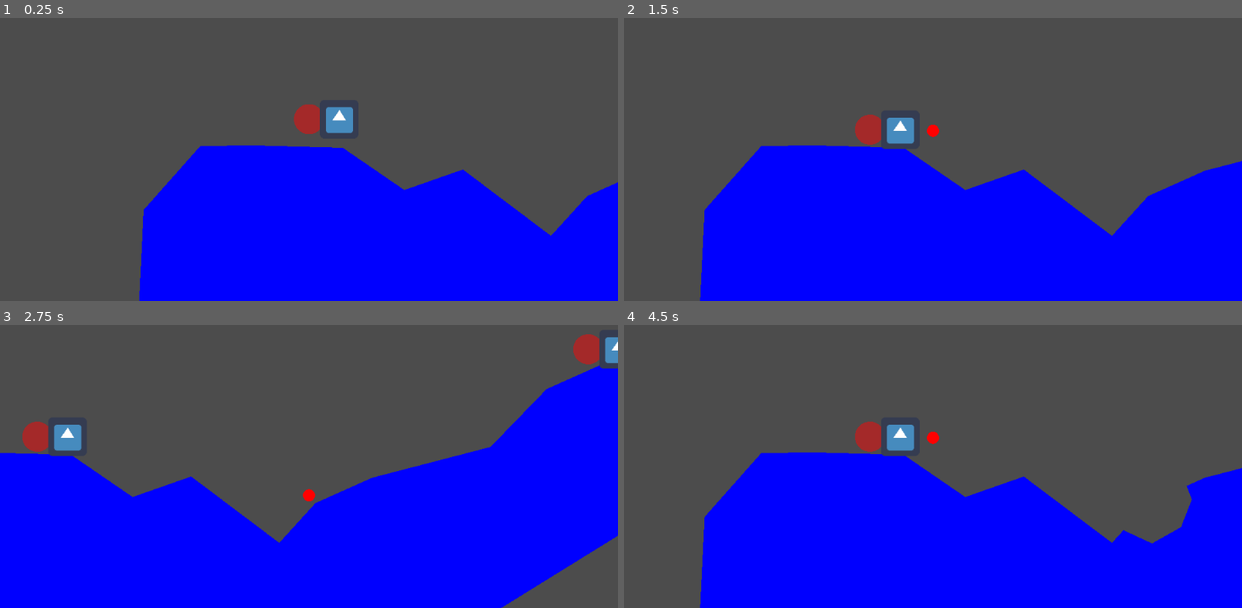
Above: before the commit, frames 1-4 (two rows, left to right).
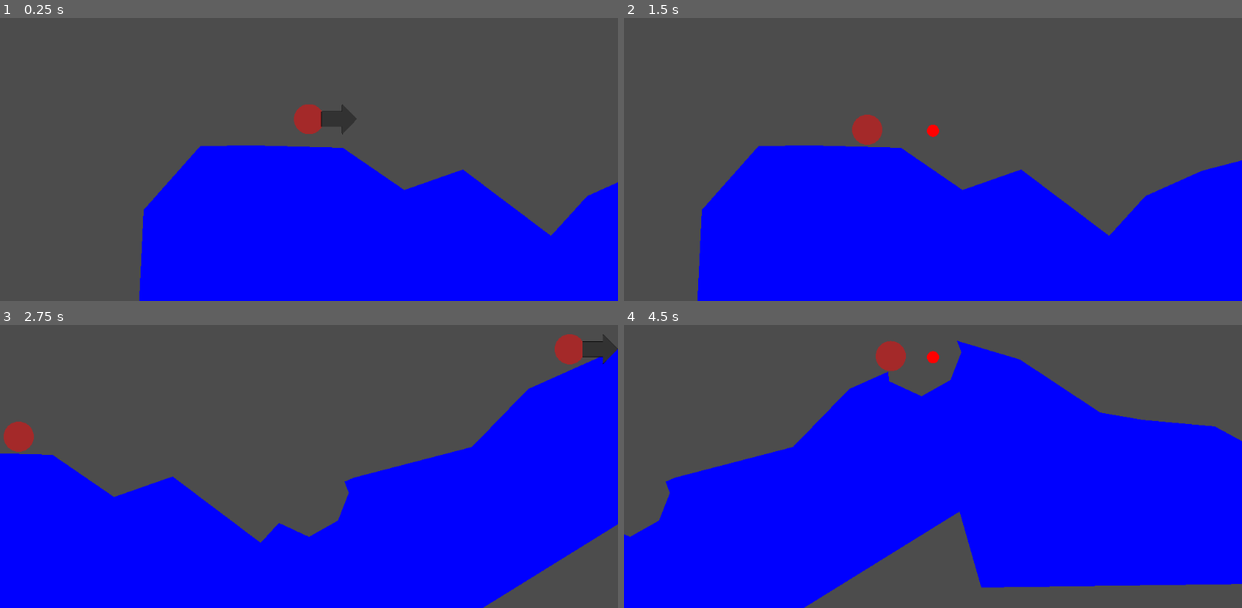
Above: after the commit, the same moments.

Repository: the-g-force/GGJ23
Game: Godot game, scene res://World/World.tscn
Same seed, same stepped clock (60 frames per second), same inputs: the game is played once before the commit and once after it. The engine's default icon, where the game draws it, is replaced by a stand-in: a white triangle on a blue panel in a dark square.
Inputs:
- Up to frame 1 (0.25 s): no input
- Up to frame 2 (1.5 s): hold Space (p0_shoot) 0.53-1.28 s; tap Enter at 1.25 s; tap Space (p0_shoot) at 1.35 s
- Up to frame 3 (2.75 s): hold Space (p0_shoot) from 2.03 s (still down)
- Up to frame 4 (4.5 s): release Space (p0_shoot) at 2.78 s; tap Space (p0_shoot) at 2.85, 4.35 s; hold Space (p0_shoot) 3.53-4.28 s

The runs differ from the first frame. In frame 1, 0.5% of the frame differs, in the area x 51-58%, y 30-42%; in frame 2, 1.2%; in frame 3, 6.4%; in frame 4, 38%, in the area x 0-100%, y 5-100%.

Commit message:
Show and use power based on how long shoot button is pressed
The can_shoot variable is no longer needed and was removed.

Diff:
--- a/project/Potato/Potato.gd
+++ b/project/Potato/Potato.gd
@@ -5,22 +5,30 @@
 ## Radians per second
 const WEAPON_ROTATION_SPEED := TAU/8.0
 
+## What's the longest amount of time that is relevant for increasing power
+const MAX_HOLD_DURATION := 1.0
+
+const MIN_IMPULSE_POWER := 100
+const MAX_IMPULSE_POWER := 400
+
 enum _Facing { LEFT, RIGHT }
 
 ## Index of the controlling player (0-based)
 export var player_index := 0
 
-var active := false
+var active := false setget _set_active
 
 var _GRAVITY : float = ProjectSettings.get_setting("physics/2d/default_gravity")
 
 var _velocity := Vector2.ZERO
-var _shoot_press_time := 0.0
-var _can_shoot := true
 var _facing = _Facing.RIGHT
 var _elevation := 0.0
 
+## The number of seconds the fire button has been held
+var _hold_duration := 0.0
+
 onready var _weapon_hinge := $WeaponHinge
+onready var _arrow : Sprite = $"%Arrow"
 
 
 func _physics_process(delta:float)->void:
@@ -49,29 +57,44 @@
 	_elevation = clamp(_elevation + elevation_input * WEAPON_ROTATION_SPEED * delta, -TAU/4.0, 0)
 	_weapon_hinge.rotation = _elevation if _facing==_Facing.RIGHT else PI - _elevation
 
-	if Input.is_action_pressed("p0_shoot") and _shoot_press_time < 1.0 and _can_shoot:
-		_shoot_press_time += delta
-
-	if Input.is_action_just_released("p0_shoot") and _can_shoot:
-		_shoot()
+	var percent := clamp(range_lerp(_hold_duration, 0, MAX_HOLD_DURATION, 0, 1), 0, 1)
+	if Input.is_action_pressed(action_prefix + "shoot"):
+		_hold_duration += delta
+		_set_shader_percent(percent)
+	elif Input.is_action_just_released(action_prefix + "shoot"):
+		_shoot(percent)
+		_hold_duration = 0.0
 
 
-func _shoot()->void:
+## Shoot a projectile
+##
+## [power] is the strength as a percent from 0 to 1.
+func _shoot(power:float)->void:
+	assert(power >= 0 and power <= 1.0)
 	var bullet = preload("res://Bullet/Bullet.tscn").instance()
 
 	bullet.global_position = $WeaponHinge/Position2D.global_position
 	get_parent().add_child(bullet)
-	bullet.apply_impulse(Vector2.ZERO, lerp(Vector2.ZERO, Vector2.RIGHT.rotated($WeaponHinge.rotation) * 400, _shoot_press_time))
-
-	_shoot_press_time = 0.0
-	_can_shoot = false
+	var impulse_power = lerp(MIN_IMPULSE_POWER, MAX_IMPULSE_POWER, power)
+	var impulse = Vector2.RIGHT.rotated($WeaponHinge.rotation) * impulse_power
+	bullet.apply_impulse(Vector2.ZERO, impulse)
 
 	emit_signal("fired", bullet)
 
 	# single-player playtest placeholder
 	yield(bullet, "tree_exited")
-	_can_shoot = true
 
 
 func _draw():
 	draw_circle(Vector2.ZERO, 25.0, Color.brown)
+
+
+func _set_active(value:bool)->void:
+	active = value
+	_arrow.visible = active
+	_set_shader_percent(0)
+
+
+func _set_shader_percent(percent:float)->void:
+	assert(percent >= 0.0 and percent <= 1.0)
+	(_arrow.material as ShaderMaterial).set_shader_param("percent", percent)
--- a/project/Potato/Potato.tscn
+++ b/project/Potato/Potato.tscn
@@ -1,10 +1,44 @@
-[gd_scene load_steps=4 format=2]
+[gd_scene load_steps=6 format=2]
 
 [ext_resource path="res://Potato/Potato.gd" type="Script" id=1]
-[ext_resource path="res://icon.png" type="Texture" id=2]
+[ext_resource path="res://Potato/arrow.png" type="Texture" id=2]
 
 [sub_resource type="CircleShape2D" id=1]
 radius = 25.0
+
+[sub_resource type="Shader" id=2]
+code = "shader_type canvas_item;
+
+uniform float percent = 0.0;
+uniform vec4 fill_color : hint_color = vec4(1,0.2,0.2,1);
+uniform vec4 empty_color : hint_color = vec4(0.2,0.2,0.2,1);
+
+void fragment() {
+	vec4 sample = texture(TEXTURE,UV);
+
+	// Ignore transparent pixels
+	if (sample.a < 0.5) {
+		COLOR = vec4(0,0,0,0);
+	}
+	// Use black pixels
+	else if (sample.r <= 0.1) {
+		COLOR = sample;
+	}
+	// Fill up to percent
+	else if (UV.x < percent) {
+		COLOR = fill_color;
+	}
+	// Use the empty color for the rest
+	else {
+		COLOR = empty_color;
+	}
+}"
+
+[sub_resource type="ShaderMaterial" id=3]
+shader = SubResource( 2 )
+shader_param/percent = 0.0
+shader_param/fill_color = Color( 1, 0.2, 0.2, 1 )
+shader_param/empty_color = Color( 0.2, 0.2, 0.2, 1 )
 
 [node name="Potato" type="KinematicBody2D"]
 script = ExtResource( 1 )
@@ -17,6 +51,8 @@
 [node name="Position2D" type="Position2D" parent="WeaponHinge"]
 position = Vector2( 50, 0 )
 
-[node name="Sprite" type="Sprite" parent="WeaponHinge"]
+[node name="Arrow" type="Sprite" parent="WeaponHinge"]
+unique_name_in_owner = true
+material = SubResource( 3 )
 position = Vector2( 50, 0 )
 texture = ExtResource( 2 )
Binary file added: project/Potato/arrow.png
Not shown, added: project/Potato/arrow.png.import
